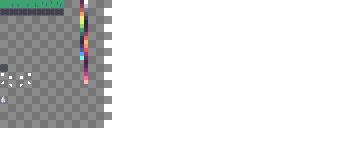
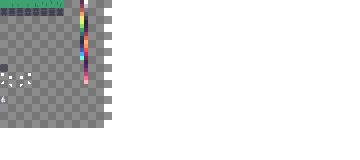
The second 360px x 160px image is a revision of the first. Changes to its layers:
painted on "Sprites" over [0, 8, 64, 16]
painted on "Checkerboard" over [0, 8, 8, 16]
